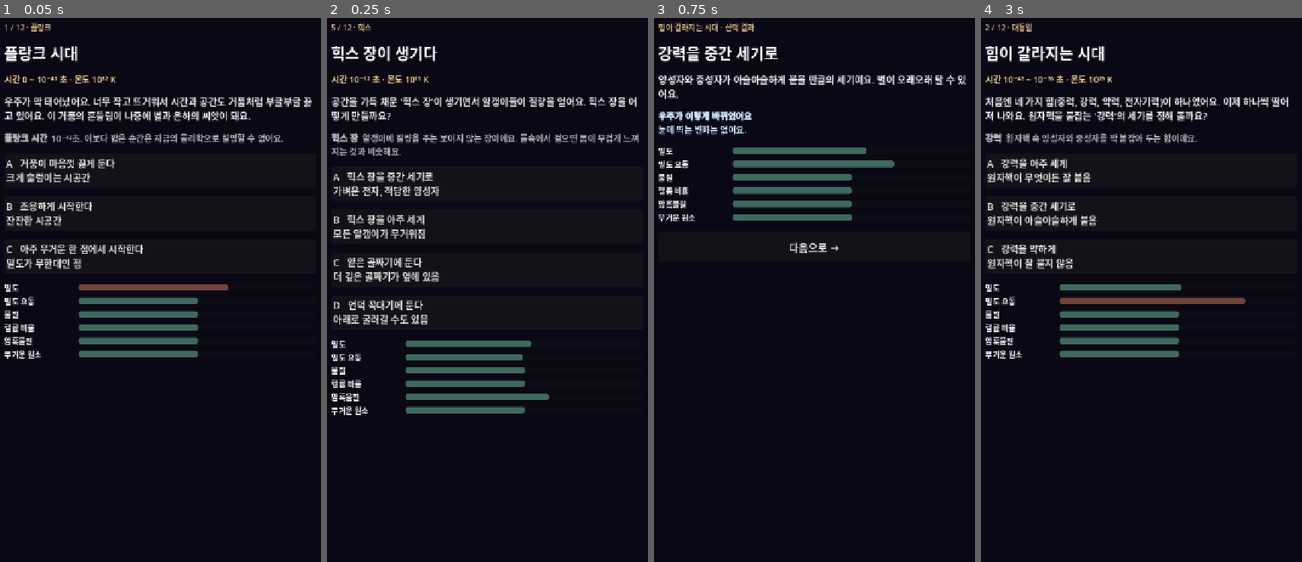
Above: before the commit, frames 1-4 (left to right).
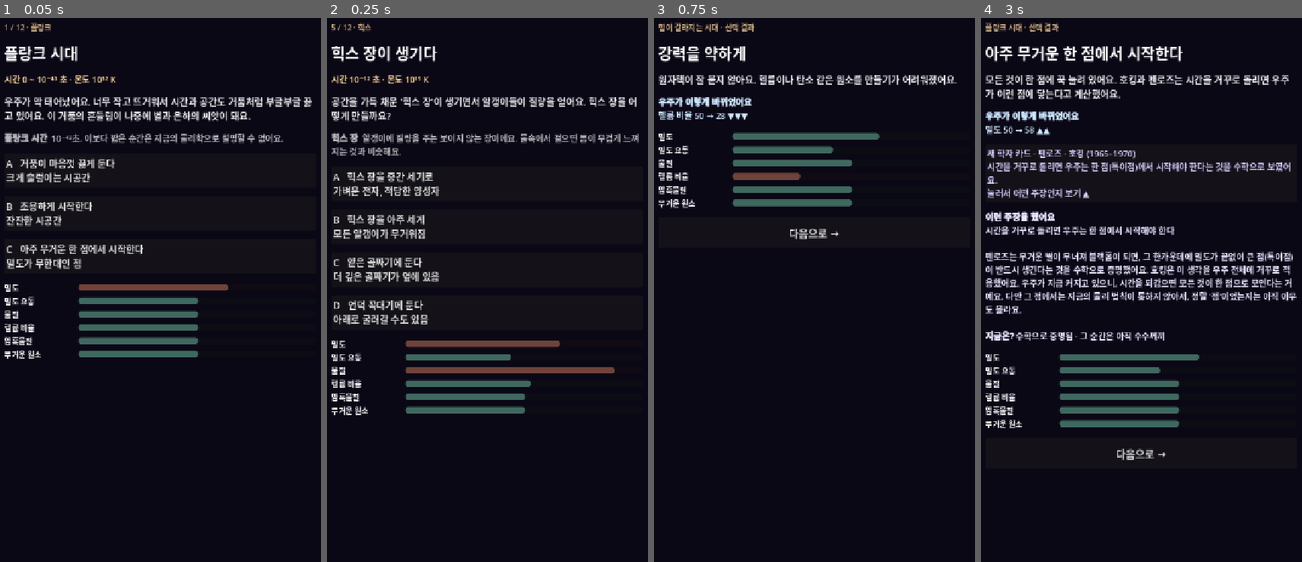
Above: after the commit, the same moments.

Repository: woong-T/bigbang-universe
Game: Godot game, scene res://tests/ui_smoke.tscn
The game is run twice, just before and just after one commit, with the same random seed, the same clock (stepped at 60 frames per second) and the same inputs. This scene is started directly instead of the project's main scene.
Inputs (mouse positions are in pixels of both pictures, inside the frame that each line leads up to):
- Up to frame 1 (0.05 s): no input
- Up to frame 2 (0.25 s): no input
- Up to frame 3 (0.75 s): click "A 강력을 아주 세게 원자핵이 무엇이든 잘 붙음" (after the commit: "다음 시대로 →") at 0.5 s
- Up to frame 4 (3 s): click (1141, 295) at 1.25 s, where only the run before the commit has a clickable "다음으로 →"; click (1141, 502) at 2 s, where only the run before the commit has a clickable "다시 만들기 →"; click "다음으로 →" at 2.75 s

Frame 1 is identical in both runs. In frame 2, 1.4% of the frame differs, in the area x 24-90%, y 59-71%; in frame 3, 6.4%; in frame 4, 20%, in the area x 1-99%, y 0-82%.

Commit message:
학자 카드를 누르면 그 학자의 주장과 쉬운 설명이 나오게
- 학자 카드 24장에 주장(claim), 쉬운 설명(theory), 지금의 평가(verdict) 추가
- HTML 프로토타입: 선택 결과·결말·도감의 학자 카드를 누르면 설명 창이 열림
- Godot: 선택 결과·결말 화면의 학자 카드를 누르면 설명이 펼쳐짐
- 추출 스크립트가 새 필드를 sages.json 으로 옮기도록 수정
- UI 스모크 테스트에 학자 카드 펼치기/접기 확인 추가

Co-Authored-By: Claude Opus 5.5 <noreply@anthropic.com>
Claude-Session: https://claude.ai/code/session_01GMxM56BbYK4w3nhEUAQtiv

Diff:
--- a/data/sages.json
+++ b/data/sages.json
@@ -3,144 +3,216 @@
     "id": "penrose",
     "name": "펜로즈 · 호킹",
     "year": "1965–1970",
-    "desc": "시간을 거꾸로 돌리면 우주는 한 점(특이점)에서 시작해야 한다는 것을 수학으로 보였어요."
+    "desc": "시간을 거꾸로 돌리면 우주는 한 점(특이점)에서 시작해야 한다는 것을 수학으로 보였어요.",
+    "claim": "시간을 거꾸로 돌리면 우주는 한 점에서 시작해야 한다",
+    "theory": "펜로즈는 무거운 별이 무너져 블랙홀이 되면, 그 한가운데에 밀도가 끝없이 큰 점(특이점)이 반드시 생긴다는 것을 수학으로 증명했어요. 호킹은 이 생각을 우주 전체에 거꾸로 적용했어요. 우주가 지금 커지고 있으니, 시간을 되감으면 모든 것이 한 점으로 모인다는 거예요. 다만 그 점에서는 지금의 물리 법칙이 통하지 않아서, 정말 '점'이었는지는 아직 아무도 몰라요.",
+    "verdict": "수학으로 증명됨 · 그 순간은 아직 수수께끼"
   },
   {
     "id": "hawking",
     "name": "스티븐 호킹",
     "year": "1974",
-    "desc": "블랙홀도 아주 천천히 빛을 내며 증발한다는 '호킹 복사'를 발견했어요."
+    "desc": "블랙홀도 아주 천천히 빛을 내며 증발한다는 '호킹 복사'를 발견했어요.",
+    "claim": "블랙홀도 빛을 내며 증발한다",
+    "theory": "블랙홀은 무엇이든 빨아들이고 아무것도 내보내지 않는다고 여겨졌어요. 호킹은 아주 작은 세계의 법칙(양자역학)을 함께 쓰면 블랙홀 가장자리에서 아주 약한 빛이 새어 나온다는 것을 계산했어요. 빛이 나가는 만큼 블랙홀은 조금씩 가벼워지고, 아주 작은 블랙홀은 결국 '펑' 하고 사라져요. 큰 블랙홀은 증발하는 데 우주 나이보다 훨씬 오래 걸려서 아직 직접 보지는 못했어요.",
+    "verdict": "널리 인정받음 · 관측은 아직"
   },
   {
     "id": "guth",
     "name": "앨런 구스",
     "year": "1980",
-    "desc": "우주가 태어나자마자 순식간에 부풀었다는 '인플레이션' 이론을 처음 제안했어요."
+    "desc": "우주가 태어나자마자 순식간에 부풀었다는 '인플레이션' 이론을 처음 제안했어요.",
+    "claim": "태어나자마자 우주가 순식간에 엄청나게 부풀었다",
+    "theory": "빅뱅 이론에는 풀리지 않던 수수께끼가 있었어요. 한 번도 만난 적 없는 하늘 반대편끼리 온도가 똑같은 이유, 우주가 이상할 만큼 평평한 이유예요. 구스는 탄생 직후 아주 짧은 순간에 우주가 엄청나게 부풀었다면 둘 다 풀린다고 했어요. 아주 작은 한 곳이 부풀어 온 하늘이 됐으니 온도가 같고, 풍선을 크게 불면 표면이 평평해 보이는 것처럼 우주도 평평해진 거예요.",
+    "verdict": "지금 가장 널리 받아들여지는 설명"
   },
   {
     "id": "linde",
     "name": "안드레이 린데",
     "year": "1983–1986",
-    "desc": "인플레이션이 어딘가에서는 영원히 계속되어 수많은 거품 우주가 생긴다고 했어요."
+    "desc": "인플레이션이 어딘가에서는 영원히 계속되어 수많은 거품 우주가 생긴다고 했어요.",
+    "claim": "인플레이션은 영원히 계속되며 거품 우주를 끝없이 만든다",
+    "theory": "린데는 인플레이션이 모든 곳에서 한꺼번에 멈추지 않는다고 생각했어요. 어떤 곳은 멈춰서 우리 우주 같은 '거품'이 되고, 그 바깥은 계속 부풀며 새 거품을 끝없이 만들어요. 그러면 우주는 하나가 아니라 수많은 거품 우주의 바다(다중우주)가 돼요. 다른 거품은 볼 수 없어서 확인할 방법이 없다는 것이 가장 큰 숙제예요.",
+    "verdict": "확인할 방법이 아직 없음"
   },
   {
     "id": "dicke",
     "name": "로버트 디키",
     "year": "1969",
-    "desc": "우주가 지금처럼 평평하려면 처음 밀도가 엄청나게 정확해야 한다는 수수께끼를 지적했어요."
+    "desc": "우주가 지금처럼 평평하려면 처음 밀도가 엄청나게 정확해야 한다는 수수께끼를 지적했어요.",
+    "claim": "지금처럼 평평하려면 처음 밀도가 소름 돋게 정확해야 한다",
+    "theory": "우주 밀도가 기준(임계밀도)보다 조금만 크면 금방 다시 쪼그라들고, 조금만 작으면 너무 빨리 흩어져요. 그런데 지금 우주는 기준에 아주 가까워요. 디키가 거꾸로 계산해 보니 탄생 1초 때 밀도가 기준과 거의 털끝만큼도 달라서는 안 됐어요. 연필을 뾰족한 끝으로 세워 수십억 년을 버티게 한 셈이에요. 이 '평탄성 문제'의 답으로 나중에 인플레이션이 나왔어요.",
+    "verdict": "좋은 질문이었음 · 인플레이션이 답으로 나옴"
   },
   {
     "id": "sakharov",
     "name": "안드레이 사하로프",
     "year": "1967",
-    "desc": "물질이 반물질보다 조금 더 남으려면 필요한 세 가지 조건을 정리했어요."
+    "desc": "물질이 반물질보다 조금 더 남으려면 필요한 세 가지 조건을 정리했어요.",
+    "claim": "물질이 반물질보다 더 남으려면 세 가지 조건이 필요하다",
+    "theory": "빅뱅에서는 물질과 반물질이 같은 양으로 생겨서 모두 만나 빛으로 사라져야 할 것 같아요. 그런데 우리는 물질로 된 세상에 살고 있죠. 사하로프는 물질이 조금 더 남으려면 ① 물질의 개수가 바뀔 수 있어야 하고 ② 물질과 반물질이 아주 조금 다르게 행동해야 하고 ③ 우주가 빨리 식어 균형이 깨져야 한다고 정리했어요. 실험에서 흔적은 찾았지만 지금 남은 양을 다 설명하지는 못해요.",
+    "verdict": "조건은 인정 · 정확한 방법은 아직 몰라요"
   },
   {
     "id": "higgs",
     "name": "피터 힉스 외",
     "year": "1964",
-    "desc": "공간을 채운 장이 알갱이에 질량을 준다고 예측했어요. 48년 뒤 힉스 입자가 발견됐어요."
+    "desc": "공간을 채운 장이 알갱이에 질량을 준다고 예측했어요. 48년 뒤 힉스 입자가 발견됐어요.",
+    "claim": "공간을 채운 '힉스 장'이 알갱이에 질량을 준다",
+    "theory": "힉스와 다른 과학자들은 우주 공간 전체에 보이지 않는 장이 깔려 있다고 했어요. 알갱이가 이 장 속을 지나갈 때 많이 붙잡힐수록 무거워져요. 빛(광자)은 전혀 붙잡히지 않아서 질량이 없어요. 장이 정말 있다면 세게 두드렸을 때 튀어나오는 알갱이(힉스 입자)도 있어야 한다고 예측했어요. 48년 뒤 정말 발견돼 2013년 노벨상을 받았어요.",
+    "verdict": "사실로 확인됨"
   },
   {
     "id": "lhc",
     "name": "CERN LHC",
     "year": "2012",
-    "desc": "세계 최대 입자가속기에서 힉스 입자를 찾아냈어요."
+    "desc": "세계 최대 입자가속기에서 힉스 입자를 찾아냈어요.",
+    "claim": "힉스 입자를 찾았고, 우리 진공은 '아슬아슬'할 수도 있다",
+    "theory": "스위스와 프랑스 땅속에 둘레 27km의 고리 모양 가속기가 있어요. 양성자를 빛에 가까운 속도로 돌려 정면으로 부딪히면 잠깐 동안 빅뱅 직후처럼 뜨거워져요. 2012년 여기서 힉스 입자를 찾았어요. 그 질량으로 계산해 보면 우리 우주의 진공이 가장 깊은 바닥이 아니라 '얕은 골짜기'에 있을 수도 있어요. 다만 굴러떨어지려면 우주 나이보다 훨씬 오래 걸린다고 해요.",
+    "verdict": "발견은 사실 · 진공 이야기는 아직 확실하지 않아요"
   },
   {
     "id": "zwicky",
     "name": "츠비키 · 베라 루빈",
     "year": "1933 · 1970년대",
-    "desc": "은하들이 너무 빨리 도는 것을 보고 '보이지 않는 물질'이 있다고 생각했어요."
+    "desc": "은하들이 너무 빨리 도는 것을 보고 '보이지 않는 물질'이 있다고 생각했어요.",
+    "claim": "눈에 보이지 않는 '암흑물질'이 있다",
+    "theory": "츠비키는 은하 무리 속 은하들이 너무 빨리 움직이는 것을 보았어요. 보이는 별의 무게만으로는 붙잡아 둘 수 없을 만큼 빨랐죠. 그래서 보이지 않는 물질이 있다고 했어요. 베라 루빈은 은하 가장자리 별들이 중심 쪽 별만큼 빨리 도는 것을 정밀하게 재서, 은하마다 보이지 않는 물질이 감싸고 있다는 것을 보여 줬어요. 보통 물질보다 5배쯤 많지만 정체는 아직 몰라요.",
+    "verdict": "있다는 건 인정 · 정체는 모름"
   },
   {
     "id": "gamow",
     "name": "앨퍼 · 가모프",
     "year": "1948",
-    "desc": "뜨거운 초기 우주에서 수소와 헬륨이 만들어졌다고 계산하고, 그 빛이 아직 남아 있을 거라 예언했어요."
+    "desc": "뜨거운 초기 우주에서 수소와 헬륨이 만들어졌다고 계산하고, 그 빛이 아직 남아 있을 거라 예언했어요.",
+    "claim": "뜨거운 초기 우주가 수소와 헬륨을 만들었고, 그 빛이 아직 남아 있다",
+    "theory": "앨퍼와 가모프는 초기 우주가 아주 뜨겁고 빽빽했다면 처음 몇 분 동안 거대한 핵융합 공장이 됐을 거라고 계산했어요. 그 결과 우주는 무게로 수소 약 75%, 헬륨 약 25%가 돼요. 또 그때의 뜨거운 빛이 우주가 커지며 식어 지금은 아주 차가운 전파로 하늘에 남아 있을 거라고 예언했어요. 두 예측이 모두 맞아서 빅뱅 이론의 가장 강한 증거가 됐어요.",
+    "verdict": "관측으로 확인됨"
   },
   {
     "id": "hoyle",
     "name": "프레드 호일",
     "year": "1949",
-    "desc": "'빅뱅'이라는 이름을 붙인 사람이에요. 사실은 빅뱅 이론을 놀리려고 지은 이름이었어요."
+    "desc": "'빅뱅'이라는 이름을 붙인 사람이에요. 사실은 빅뱅 이론을 놀리려고 지은 이름이었어요.",
+    "claim": "원소는 빅뱅이 아니라 모두 별 속에서 만들어진다",
+    "theory": "호일은 우주에 시작이 있다는 생각을 믿지 않았어요. 1949년 라디오 방송에서 그 생각을 '빅뱅(큰 쾅)'이라고 불렀는데, 그 이름이 그대로 굳어졌어요. 호일은 처음 몇 분 동안 원소가 생긴 게 아니라 모든 원소를 별이 만든다고 봤어요. 탄소나 산소 같은 무거운 원소는 호일 말이 맞았지만, 우주의 헬륨 25%는 별만으로는 다 만들 수 없다는 것이 밝혀졌어요.",
+    "verdict": "절반만 맞음 · 헬륨은 빅뱅이 만들었어요"
   },
   {
     "id": "penzias",
     "name": "펜지어스 · 윌슨",
     "year": "1965",
-    "desc": "안테나의 지워지지 않는 잡음이 빅뱅의 남은 빛이라는 것을 우연히 발견했어요."
+    "desc": "안테나의 지워지지 않는 잡음이 빅뱅의 남은 빛이라는 것을 우연히 발견했어요.",
+    "claim": "하늘 전체에서 오는 잡음은 빅뱅의 남은 빛이다",
+    "theory": "1964년 펜지어스와 윌슨은 나팔 모양 큰 안테나로 전파를 재다가 어느 쪽을 향해도 사라지지 않는 잡음을 들었어요. 안테나에 둥지를 튼 비둘기까지 쫓아내고 청소했지만 잡음은 그대로였어요. 알고 보니 하늘 전체에서 오는 영하 270도쯤의 전파, 바로 가모프 팀이 예언한 빅뱅의 남은 빛(우주배경복사)이었어요. 두 사람은 1978년 노벨상을 받았어요.",
+    "verdict": "관측으로 확인됨"
   },
   {
     "id": "friedmann",
     "name": "알렉산드르 프리드만",
     "year": "1922",
-    "desc": "아인슈타인의 식에서 우주가 커지거나 줄어들 수 있다는 답을 처음 찾았어요."
+    "desc": "아인슈타인의 식에서 우주가 커지거나 줄어들 수 있다는 답을 처음 찾았어요.",
+    "claim": "우주는 가만히 있지 않고 커지거나 줄어들 수 있다",
+    "theory": "아인슈타인은 우주가 변하지 않는다고 믿었어요. 그런데 프리드만이 아인슈타인의 중력 식을 풀어 보니 우주가 커지거나 줄어드는 답이 자연스럽게 나왔어요. 물질이 많으면 공처럼 닫혀 언젠가 다시 쪼그라들고, 적으면 영원히 커져요. 아인슈타인은 처음엔 계산이 틀렸다고 했다가 나중에 인정했어요. 이 식은 지금도 우주론의 기본 식이에요.",
+    "verdict": "지금도 우주론의 기본"
   },
   {
     "id": "eds",
     "name": "아인슈타인 · 드 지터",
     "year": "1932",
-    "desc": "우주가 딱 기준 밀도(임계밀도)만큼이라 평평하다는 모형을 함께 내놓았어요."
+    "desc": "우주가 딱 기준 밀도(임계밀도)만큼이라 평평하다는 모형을 함께 내놓았어요.",
+    "claim": "우주는 딱 기준 밀도만큼이라 평평하고, 미는 힘은 없다",
+    "theory": "아인슈타인과 드 지터는 가장 단순한 우주를 내놓았어요. 미는 힘은 없고, 물질은 딱 임계밀도만큼 있어서 공간이 평평한 우주예요. 이 우주는 영원히 커지지만 중력 때문에 점점 느려져요. 수십 년 동안 기본 모형으로 쓰였는데, 1998년 우주가 오히려 빨라지고 있다는 것이 발견되면서 미는 힘이 다시 더해졌어요.",
+    "verdict": "평평함은 맞음 · '미는 힘 없음'은 틀림"
   },
   {
     "id": "b2fh",
     "name": "버비지 부부 · 파울러 · 호일",
     "year": "1957",
-    "desc": "탄소, 산소, 철 같은 무거운 원소는 별과 초신성이 만든다는 것을 밝혔어요."
+    "desc": "탄소, 산소, 철 같은 무거운 원소는 별과 초신성이 만든다는 것을 밝혔어요.",
+    "claim": "탄소, 산소, 철 같은 원소는 별과 초신성이 만든다",
+    "theory": "네 과학자는 수소와 헬륨보다 무거운 원소가 어디서 왔는지 정리했어요. 별 속에서 헬륨이 합쳐져 탄소와 산소가 되고, 무거운 별 속에서 차례로 더 무거운 원소가 생겨 철까지 만들어져요. 금처럼 더 무거운 원소는 초신성 폭발 같은 엄청난 사건에서 생겨요. 별이 죽으며 뿌린 원소가 모여 행성과 우리 몸이 됐어요. 그래서 '우리는 별의 먼지'라고 해요.",
+    "verdict": "사실로 확인됨"
   },
   {
     "id": "lemaitre",
     "name": "조르주 르메트르",
     "year": "1927 · 1931",
-    "desc": "우주가 팽창하고 있고, 처음엔 작은 '원시 원자'였다고 처음 주장한 신부이자 과학자예요."
+    "desc": "우주가 팽창하고 있고, 처음엔 작은 '원시 원자'였다고 처음 주장한 신부이자 과학자예요.",
+    "claim": "우주는 팽창하고 있고, 처음엔 작은 '원시 원자'였다",
+    "theory": "벨기에의 신부이자 물리학자 르메트르는 1927년, 은하들이 멀어지는 자료와 아인슈타인의 식을 함께 보고 우주가 커지고 있다고 주장했어요. 허블보다 2년 먼저예요. 1931년에는 시간을 거꾸로 돌리면 우주가 아주 작은 '원시 원자'에서 시작했을 거라고 했어요. 이것이 빅뱅 이론의 출발점이에요.",
+    "verdict": "사실로 확인됨"
   },
   {
     "id": "hubble",
     "name": "에드윈 허블",
     "year": "1929",
-    "desc": "멀리 있는 은하일수록 더 빨리 멀어진다는 것을 망원경으로 확인했어요."
+    "desc": "멀리 있는 은하일수록 더 빨리 멀어진다는 것을 망원경으로 확인했어요.",
+    "claim": "멀리 있는 은하일수록 더 빨리 멀어진다",
+    "theory": "허블은 큰 망원경으로 먼 은하까지의 거리와, 빛이 붉게 늘어난 정도(멀어지는 속도)를 쟀어요. 그랬더니 멀리 있는 은하일수록 더 빨리 멀어지고 있었어요. 우주 전체가 고르게 커지고 있다는 증거예요. 다만 처음 잰 팽창 속도는 약 500으로 지금 값(약 70)보다 7배나 커서, 우주 나이가 지구보다 어리게 나오는 문제가 있었어요. 나중에 거리를 잘못 잰 것이 밝혀져 고쳐졌어요.",
+    "verdict": "팽창 발견은 맞음 · 숫자는 고쳐짐"
   },
   {
     "id": "steady",
     "name": "호일 · 본디 · 골드",
     "year": "1948",
-    "desc": "우주는 커지지만 새 물질이 생겨나 늘 같은 모습이라는 '정상우주론'을 주장했어요."
+    "desc": "우주는 커지지만 새 물질이 생겨나 늘 같은 모습이라는 '정상우주론'을 주장했어요.",
+    "claim": "우주는 커지지만 새 물질이 생겨나 늘 같은 모습이다(정상우주론)",
+    "theory": "세 과학자는 우주에 시작이 있다는 생각이 마음에 들지 않았어요. 그래서 은하들이 멀어져 생긴 빈 곳에 새 물질이 저절로 조금씩 생겨나, 우주가 언제나 같은 모습이라고 주장했어요. 시작도 끝도 없는 우주예요. 하지만 빅뱅의 남은 빛이 발견되고, 먼 옛날 우주가 지금과 다르게 생겼다는 관측이 쌓이면서 지금은 받아들여지지 않아요.",
+    "verdict": "틀린 것으로 밝혀짐"
   },
   {
     "id": "einstein",
     "name": "알베르트 아인슈타인",
     "year": "1917",
-    "desc": "우주가 움직이지 않게 하려고 식에 '우주상수 Λ'를 넣었어요."
+    "desc": "우주가 움직이지 않게 하려고 식에 '우주상수 Λ'를 넣었어요.",
+    "claim": "우주는 변하지 않는다. 그러니 밀어내는 힘 Λ가 필요하다",
+    "theory": "아인슈타인이 자신의 중력 식을 우주 전체에 적용하니, 중력은 끌어당기기만 해서 우주가 무너져야 했어요. 당시엔 모두 우주가 변하지 않는다고 믿었기 때문에, 빈 공간이 밀어내는 힘인 '우주상수 Λ(람다)'를 식에 넣어 중력과 딱 맞서게 했어요. 하지만 이 균형은 연필을 끝으로 세운 것처럼 조금만 흔들려도 무너져요.",
+    "verdict": "멈춘 우주는 틀림 · Λ는 나중에 다시 돌아옴"
   },
   {
     "id": "einstein2",
     "name": "아인슈타인의 후회",
     "year": "1931",
-    "desc": "우주가 팽창한다는 관측을 보고 우주상수를 지웠어요. '일생 최대의 실수'라고 했다는 이야기가 전해져요."
+    "desc": "우주가 팽창한다는 관측을 보고 우주상수를 지웠어요. '일생 최대의 실수'라고 했다는 이야기가 전해져요.",
+    "claim": "우주가 팽창하니 우주상수는 필요 없다",
+    "theory": "허블의 관측으로 우주가 팽창한다는 것이 알려지자, 아인슈타인은 우주를 멈춰 세울 필요가 없어졌어요. 그래서 1931년 식에서 우주상수를 지웠어요. 나중에 '내 일생 최대의 실수'라고 했다는 이야기가 전해져요. 그런데 반전이 있어요. 1998년 우주가 점점 빨리 커진다는 것이 발견되면서 우주상수가 '암흑에너지'라는 이름으로 다시 돌아왔어요.",
+    "verdict": "지운 우주상수가 다시 돌아왔어요"
   },
   {
     "id": "sn1998",
     "name": "펄머터 · 리스 · 슈밋",
     "year": "1998",
-    "desc": "멀리 있는 초신성을 관측해 우주가 점점 더 빨리 팽창한다는 것을 발견했어요. 2011년 노벨상."
+    "desc": "멀리 있는 초신성을 관측해 우주가 점점 더 빨리 팽창한다는 것을 발견했어요. 2011년 노벨상.",
+    "claim": "우주는 점점 더 빨리 팽창하고 있다",
+    "theory": "두 연구팀은 아주 먼 곳의 초신성을 찾았어요. 이 초신성은 터질 때 밝기가 거의 같아서, 얼마나 어둡게 보이는지로 거리를 잴 수 있어요. 팽창이 느려지고 있을 거라 예상했는데, 먼 초신성이 생각보다 더 어두웠어요. 더 멀리 있다는 뜻, 즉 우주가 약 50억 년 전부터 점점 빨리 커지고 있다는 뜻이에요. 이 미는 힘을 '암흑에너지'라 부르고, 우주의 약 70%를 차지해요.",
+    "verdict": "관측으로 확인됨 · 정체는 모름"
   },
   {
     "id": "desitter",
     "name": "빌럼 드 지터",
     "year": "1917",
-    "desc": "물질 없이 빈 공간의 에너지만 있으면 우주가 무섭게 빨리 커진다는 답을 찾았어요."
+    "desc": "물질 없이 빈 공간의 에너지만 있으면 우주가 무섭게 빨리 커진다는 답을 찾았어요.",
+    "claim": "물질 없이 빈 공간의 에너지만 있으면 우주는 무섭게 빨리 커진다",
+    "theory": "드 지터는 아인슈타인의 식에 물질은 하나도 없고 빈 공간의 미는 힘만 있는 우주를 풀어 보았어요. 그랬더니 우주가 멈추기는커녕 점점 더 빠르게 끝없이 불어났어요. 처음엔 수학 장난감처럼 보였지만, 지금은 인플레이션 때의 우주와 아주 먼 미래의 우리 우주가 이런 모습일 거라고 생각해요. 다만 처음부터 이렇게 세게 밀면 은하가 생길 틈이 없어요.",
+    "verdict": "모형은 지금도 쓰임"
   },
   {
     "id": "caldwell",
     "name": "로버트 콜드웰",
     "year": "2003",
-    "desc": "미는 힘이 점점 세지면 언젠가 모든 것이 찢어진다는 '빅 립'을 제안했어요."
+    "desc": "미는 힘이 점점 세지면 언젠가 모든 것이 찢어진다는 '빅 립'을 제안했어요.",
+    "claim": "미는 힘이 점점 세지면 언젠가 모든 것이 찢어진다(빅 립)",
+    "theory": "암흑에너지는 정체를 몰라서 세기가 늘 같은지 아무도 확신하지 못해요. 콜드웰은 암흑에너지가 시간이 갈수록 점점 세진다면 어떻게 될지 계산했어요. 먼저 은하 무리가, 다음엔 은하와 태양계가, 마지막엔 별과 행성, 원자까지 찢어진다는 거예요. 지금 관측으로는 암흑에너지가 거의 일정해 보여서 가능성은 낮지만, 완전히 지울 수는 없어요.",
+    "verdict": "가능성 낮음 · 아직 열려 있음"
   },
   {
     "id": "planck",
     "name": "플랑크 위성",
     "year": "2009–2013",
-    "desc": "우주배경복사를 가장 정밀하게 찍어 우주의 나이를 138억 년으로 쟀어요."
+    "desc": "우주배경복사를 가장 정밀하게 찍어 우주의 나이를 138억 년으로 쟀어요.",
+    "claim": "우주는 138억 살이고, 보통 물질은 5%뿐이다",
+    "theory": "플랑크 위성은 하늘 전체의 우주배경복사를 아주 정밀하게 찍었어요. 하늘 온도는 어디나 거의 같지만 10만분의 1 정도의 작은 얼룩이 있어요. 이 얼룩이 나중에 은하가 생길 씨앗이에요. 얼룩의 크기와 모양을 분석해서 우주 나이 138억 년, 보통 물질 5%, 암흑물질 27%, 암흑에너지 68%라는 '우주 조리법'을 알아냈어요.",
+    "verdict": "관측으로 확인됨"
   }
 ]
--- a/scripts/main.gd
+++ b/scripts/main.gd
@@ -134,6 +134,11 @@
 	for p in u.path:
 		lines.append("[b]%s[/b]  %s" % [p.era, p.text])
 	_text("\n".join(lines), 18, Color(1, 1, 1, 0.75))
+	if not u.sages.is_empty():
+		_heading("이번 판의 학자 카드 %d장" % u.sages.size(), 22)
+		_text("카드를 누르면 학자가 어떤 주장을 했는지 볼 수 있어요.", 16, Color(1, 1, 1, 0.6))
+		for id in u.sages:
+			_sage_card(id)
 	_gauges()
 	_button("다시 만들기 →", func():
 		u = Universe.new()
@@ -243,7 +248,25 @@
 func _sage(c: Dictionary, is_new: bool) -> void:
 	if not c.has("sage"):
 		return
-	var s: Dictionary = GameData.sages.get(c.sage, {})
+	_sage_card(c.sage, "새 학자 카드" if is_new else "학자 카드")
+
+
+## 학자 카드 버튼. 누르면 아래에 그 학자가 어떤 주장을 했는지 펼쳐 보여 준다.
+func _sage_card(id: String, label := "학자 카드") -> void:
+	var s: Dictionary = GameData.sages.get(id, {})
 	if s.is_empty():
 		return
-	_text("[b]%s학자 카드 · %s (%s)[/b]\n%s" % ["새 " if is_new else "", s.name, s.year, s.desc], 18, Color(0.85, 0.8, 1))
+	var b := Button.new()
+	b.text = "%s · %s (%s)\n%s\n눌러서 어떤 주장인지 보기 ▼" % [label, s.name, s.year, s.desc]
+	b.alignment = HORIZONTAL_ALIGNMENT_LEFT
+	b.autowrap_mode = TextServer.AUTOWRAP_WORD_SMART
+	b.custom_minimum_size.y = 72
+	b.add_theme_font_size_override("font_size", 18)
+	b.add_theme_color_override("font_color", Color(0.85, 0.8, 1))
+	_box.add_child(b)
+	_text("[b]이런 주장을 했어요[/b]\n%s\n\n%s\n\n[b]지금은?[/b] %s" % [s.get("claim", ""), s.get("theory", ""), s.get("verdict", "")], 18, Color(0.92, 0.9, 1))
+	var detail: Control = _box.get_child(_box.get_child_count() - 1)
+	detail.visible = false
+	b.pressed.connect(func():
+		detail.visible = not detail.visible
+		b.text = b.text.trim_suffix("▼" if detail.visible else "▲") + ("▲" if detail.visible else "▼"))
--- a/tests/ui_smoke.gd
+++ b/tests/ui_smoke.gd
@@ -13,6 +13,7 @@
 	rng.seed = 7
 	var finished := 0
 	var steps := 0
+	var sage_checks := 0
 	while finished < GAMES and steps < 5000:
 		steps += 1
 		await get_tree().process_frame
@@ -25,6 +26,18 @@
 			finished += 1
 			buttons[texts.find("다시 만들기 →")].pressed.emit()
 		else:
-			buttons[rng.randi_range(0, buttons.size() - 1)].pressed.emit()
-	print("UI 스모크: %d판 완료 (%d번 클릭)" % [finished, steps])
-	get_tree().quit(0 if finished == GAMES else 1)
+			var b: Button = buttons[rng.randi_range(0, buttons.size() - 1)]
+			if b.text.contains("어떤 주장인지"):
+				# 학자 카드: 누를 때마다 바로 아래 설명이 펼쳐지고 접혀야 한다.
+				var detail: RichTextLabel = b.get_parent().get_child(b.get_index() + 1)
+				var was_open := detail.visible
+				b.pressed.emit()
+				if detail.visible == was_open or not detail.text.contains("이런 주장을 했어요"):
+					push_error("학자 카드를 눌렀는데 설명이 펼쳐지거나 접히지 않았어요: " + b.text)
+					get_tree().quit(1)
+					return
+				sage_checks += 1
+				continue
+			b.pressed.emit()
+	print("UI 스모크: %d판 완료 (%d번 클릭, 학자 카드 펼치기 %d번 확인)" % [finished, steps, sage_checks])
+	get_tree().quit(0 if finished == GAMES and sage_checks > 0 else 1)
